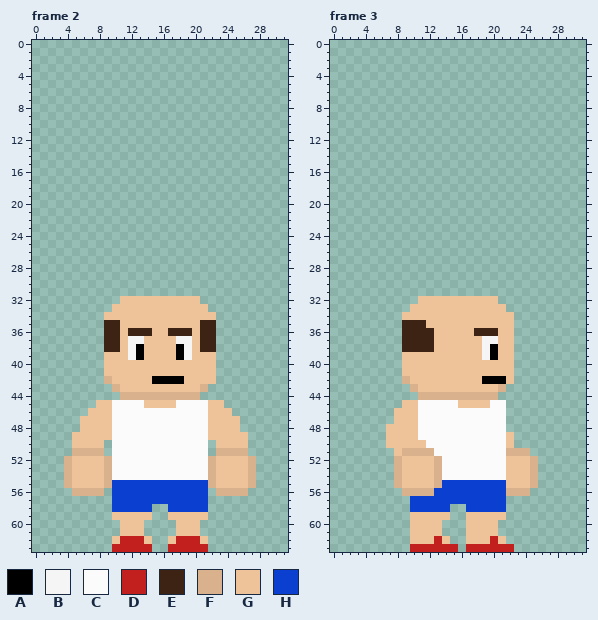
Pixel-art file, stored at build/Aseprite files/player Model template facing down.aseprite. The picture above was drawn from the file before the commit.
32x64 pixels, 3 frames. Shown: frame 2, frame 3. The commit also changed other frames, which this record leaves out.
Visible layers, top first: "civilization", "Arms", "naked man".
Palette (. is transparent): A #000000  B #f5f5f5  C #fbfbfb  D #c21f1f  E #3d2314  F #d9b28d  G #eec39a  H #0a3fcf
Pixels before, frame 2, first column x 4:
32 .......GGGGGGGGGG.......
33 ......GGGGGGGGGGGG......
34 .....GGGGGGGGGGGGGG.....
35 .....EEGGGGGGGGGGEE.....
36 .....EEGEEEGGEEEGEE.....
37 .....EEGBBGGGGBBGEE.....
38 .....EEGBAGGGGABGEE.....
39 .....GGGBAGGGGABGGG.....
40 .....GGGGGGGGGGGGGG.....
41 .....GGGGGGGGGGGGGG.....
42 .....FGGGGGAAAAGGGG.....
43 ......FGGGGGGGGGGF......
44 .......FFFFFFFFFF.......
45 ....GGCCCCGGGGCCCCGG....
46 ...GGGCCCCCCCCCCCCGGG...
47 ..GGGGCCCCCCCCCCCCGGGG..
48 ..GGGGCCCCCCCCCCCCGGGG..
49 .GGGGGCCCCCCCCCCCCGGGGG.
50 .GGGG.CCCCCCCCCCCC.GGGG.
51 .FFFF.CCCCCCCCCCCC.FFFF.
52 FGGGGFCCCCCCCCCCCCFGGGGF
53 FGGGGFCCCCCCCCCCCCFGGGGF
54 FGGGGFCCCCCCCCCCCCFGGGGF
55 FGGGGFHHHHHHHHHHHHFGGGGF
56 .FFFF.HHHHHHHHHHHH.FFFF.
57 ......HHHHHHHHHHHH......
58 ......HHHHH..HHHHH......
59 ......GGGGG..GGGGG......
60 .......GGG....GGG.......
61 .......GGG....GGG.......
62 ......GDDDG..GDDDG......
63 ......DDDDD..DDDDD......
Pixels before, frame 3, first column x 7:
32 ....GGGGGGGGGG.....
33 ...GGGGGGGGGGGG....
34 ..GGGGGGGGGGGGGG...
35 ..EEEGGGGGGGGGGG...
36 ..EEEEGGGGGEEEGG...
37 ..EEEEGGGGGGBBGG...
38 ..EEEEGGGGGGBAGG...
39 ..GGGGGGGGGGBAGG...
40 ..GGGGGGGGGGGGGG...
41 ..GGGGGGGGGGGGGG...
42 ..FGGGGGGGGGAAAG...
43 ...FGGGGGGGGGGF....
44 ....FFFFFFFFFF.....
45 ..GGCCCCCGGGGCC....
46 .GGGCCCCCCCCCCC....
47 .GGGCCCCCCCCCCC....
48 GGGGCCCCCCCCCCC....
49 GGGGCCCCCCCCCCCG...
50 GGGGGCCCCCCCCCCG...
51 .GFFFFCCCCCCCCCFFF.
52 .FGGGGFCCCCCCCCGGGF
53 .FGGGGFCCCCCCCCGGGF
54 .FGGGGFCCCCCCCCGGGF
55 .FGGGGFHHHHHHHHGGGF
56 ..FFFFHHHHHHHHHFFF.
57 ...HHHHHHHHHHHH....
58 ...HHHHH..HHHHH....
59 ...GGGGG..GGGGG....
60 ...GGGG...GGGG.....
61 ...GGGG...GGGG.....
62 ...GGGDG..GGGDG....
63 ...DDDDDD.DDDDDD...
Now the later version:
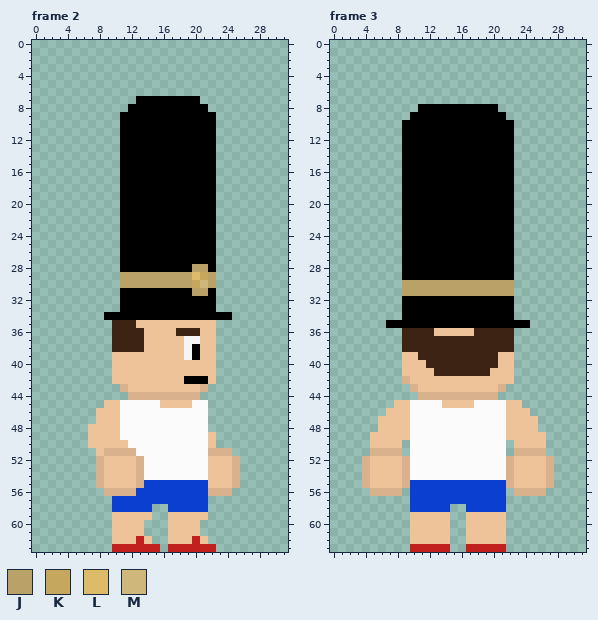
Colours new in this view: J #b9a167  K #c6a75e  L #debb69  M #cfb67b
Commit: craig spin :)
The exact change:
layer "Layer 1" added
layer "Arms" removed
Changed rows in their new state; - is an unchanged pixel.
Frame 2:
first column x 4:
 7 ---------AAAAAAAA-------
 8 --------AAAAAAAAAA------
 9 -------AAAAAAAAAAAA-----
10 -------AAAAAAAAAAAA-----
11 -------AAAAAAAAAAAA-----
12 -------AAAAAAAAAAAA-----
13 -------AAAAAAAAAAAA-----
14 -------AAAAAAAAAAAA-----
15 -------AAAAAAAAAAAA-----
16 -------AAAAAAAAAAAA-----
17 -------AAAAAAAAAAAA-----
18 -------AAAAAAAAAAAA-----
19 -------AAAAAAAAAAAA-----
20 -------AAAAAAAAAAAA-----
21 -------AAAAAAAAAAAA-----
22 -------AAAAAAAAAAAA-----
23 -------AAAAAAAAAAAA-----
24 -------AAAAAAAAAAAA-----
25 -------AAAAAAAAAAAA-----
26 -------AAAAAAAAAAAA-----
27 -------AAAAAAAAAAAA-----
28 -------AAAAAAAAAJJA-----
29 -------JJJJJJJJJLKJ-----
30 -------JJJJJJJJJKMJ-----
31 -------AAAAAAAAAJJA-----
32 -------AAAAAAAAAAAA-----
33 ------.AAAAAAAAAAAA-----
34 -----AAAAAAAAAAAAAAAA---
35 -----.-EE--------GG-----
36 -----.-E--G--G--EGG-----
37 -----.-EEE----G-BGG-----
38 -----.-EEE----G-AGG-----
39 -----.--GG----G-A-------
40 -----.------------------
41 -----.------------------
42 -----.-----GGGGAAA------
43 ------.F----------------
44 -------.----------------
45 ----.-G---CC--GG--..----
46 ---.--G-----------...---
47 --..--G-----------....--
48 --.---G-----------....--
49 -..---G------------....-
50 -..--GGG----------G....-
51 -...GFFFF---------F--..-
52 ....FGGGGF--------G--F..
53 ....FGGGGF--------G--F..
54 ....FGGGGF--------G--F..
55 ....FGGGGF--------G--F..
56 -....FFFF---------F--..-
first column x 10:
60 G------G-----
61 G------G-----
62 -GG-----GG---
63 -----D------D
Frame 3:
first column x 4:
 8 -------AAAAAAAAAA-------
 9 ------AAAAAAAAAAAA------
10 -----AAAAAAAAAAAAAA-----
11 -----AAAAAAAAAAAAAA-----
12 -----AAAAAAAAAAAAAA-----
13 -----AAAAAAAAAAAAAA-----
14 -----AAAAAAAAAAAAAA-----
15 -----AAAAAAAAAAAAAA-----
16 -----AAAAAAAAAAAAAA-----
17 -----AAAAAAAAAAAAAA-----
18 -----AAAAAAAAAAAAAA-----
19 -----AAAAAAAAAAAAAA-----
20 -----AAAAAAAAAAAAAA-----
21 -----AAAAAAAAAAAAAA-----
22 -----AAAAAAAAAAAAAA-----
23 -----AAAAAAAAAAAAAA-----
24 -----AAAAAAAAAAAAAA-----
25 -----AAAAAAAAAAAAAA-----
26 -----AAAAAAAAAAAAAA-----
27 -----AAAAAAAAAAAAAA-----
28 -----AAAAAAAAAAAAAA-----
29 -----AAAAAAAAAAAAAA-----
30 -----JJJJJJJJJJJJJJ-----
31 -----JJJJJJJJJJJJJJ-----
32 -----AAAAAAAAAAAAAA-----
33 -----AAAAAAAAAAAAAA-----
34 -----AAAAAAAAAAAAAA-----
35 ---AAAAAAAAAAAAAAAAAA---
36 -----------------EE-----
37 ---------EEEEEEEEEE-----
38 ---------EEEEEEEEEE-----
39 -------EEEEEEEEEE-------
40 --------EEEEEEEEE-------
41 ---------EEEEEEE--------
42 ---------------GGG------
45 ----G-C---GG--CC--GG----
46 ---G--C-----------GGG---
47 --GG--C-----------GGGG--
48 --G---C-----------GGGG--
49 -GG---C------------GGGG-
50 -GG--.CC----------.GGGG-
51 -FFFF.CCC---------.--FF-
52 FGGGGFCCCC--------F--GGF
53 FGGGGFCCCC--------F--GGF
54 FGGGGFCCCC--------F--GGF
55 FGGGGFHHHH--------F--GGF
56 -FFFF.HHH---------.--FF-
first column x 13:
60 -G------G-
61 -G------G-
62 G------G--
63 --.------.
